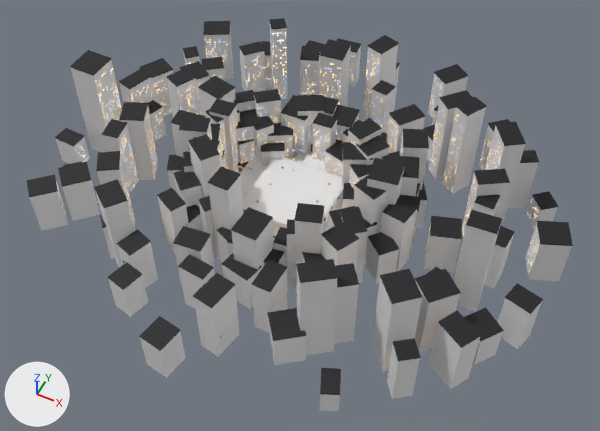
The Blender file art/blend/Maps.blend, before and after one commit.
The view is the same before and after, from a 50 mm lens placed at (316.0, -614.0, 757.0), pointed at (21.0, -26.0, 22.0). The lights are fixed; the arrows at lower left show +X, +Y and +Z. The first picture is the older version.

Before the edit, the objects in view are built like this:
```python
ob_scene_agency_blackmetal_1 = bpy.data.objects.new('Scene_Agency_BlackMetal_1', me_scene_agency_blackmetal_1)
ob_scene_agency_blackmetal_1.location = (0.0, 0.0, 8.2)
ob_scene_agency_blacktrim_1 = bpy.data.objects.new('Scene_Agency_BlackTrim_1', me_scene_agency_blacktrim_1)
ob_scene_agency_blacktrim_1.location = (3.4, -6.2, 59.2)
ob_scene_agency_ceiling_1 = bpy.data.objects.new('Scene_Agency_Ceiling_1', me_scene_agency_ceiling_1)
ob_scene_agency_ceiling_1.location = (0.0, 0.0, 14.0)
ob_scene_agency_concretedark_1 = bpy.data.objects.new('Scene_Agency_ConcreteDark_1', me_scene_agency_concretedark_1)
ob_scene_agency_concretedark_1.location = (3.4, -6.3, 57.6)
ob_scene_agency_glass_1 = bpy.data.objects.new('Scene_Agency_Glass_1', me_scene_agency_glass_1)
ob_scene_agency_glass_1.location = (0.0, 0.0, 7.5)
ob_scene_agency_plastergrey_1 = bpy.data.objects.new('Scene_Agency_PlasterGrey_1', me_scene_agency_plastergrey_1)
ob_scene_agency_plastergrey_1.location = (0.0, 0.0, 7.0)
ob_scene_agency_whitetrim_1 = bpy.data.objects.new('Scene_Agency_WhiteTrim_1', me_scene_agency_whitetrim_1)
ob_scene_agency_whitetrim_1.location = (0.0, 0.0, 7.0)
ob_scene_agency_windowcool_1 = bpy.data.objects.new('Scene_Agency_WindowCool_1', me_scene_agency_windowcool_1)
ob_scene_agency_windowcool_1.location = (4.3, -2.1, 56.0)
ob_scene_campus_blacktrim_1 = bpy.data.objects.new('Scene_Campus_BlackTrim_1', me_scene_campus_blacktrim_1)
ob_scene_campus_blacktrim_1.location = (6.8, -1.8, 39.5)
# also in view: 'Scene_Lobby_ConcreteDark_1' at (3.0, -20.0, 62.0); 'Scene_Meeting_ConcreteDark_1' at (-9.0, 43.0, 43.0); 'Scene_Campus_ConcreteDark_1' at (7.0, -2.0, 38.0); 'Scene_Lobby_PlasterDark_1' at (0.0, 23.0, 13.0); 'Scene_Meeting_BlackTrim_1' at (-9.0, 43.0, 44.0)
```
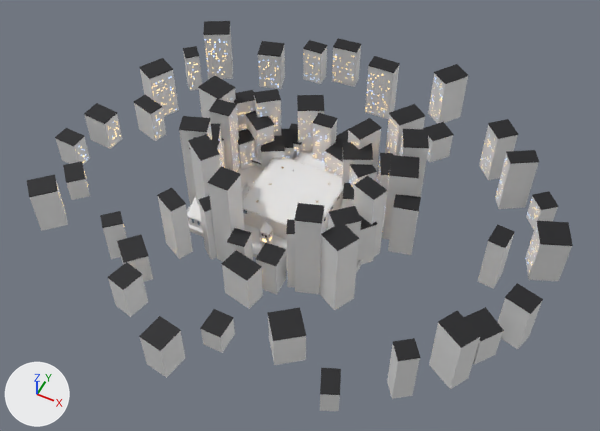
Not visible in the pictures: 'Scene_Agency_BlackMetal_1', 'Scene_Agency_Glass_1', 'Scene_Agency_WhiteTrim_1', 'Scene_Tokyo_DarkMetal_12', 'Scene_Tokyo_FacadeTile_1', 'Scene_Tokyo_Pavers_1', 'Scene_Tokyo_WhiteTrim_12', 'Scene_Tokyo_WindowDark_1', 'Scene_Tokyo_WoodPanel_1'.

Location of each change, (x1, y1, x2, y2) in pixels of the pictures (600 x 431 px):
'Scene_Tokyo_ConcreteDark_1', deleted
    before: (63, 25, 525, 372)
'Scene_Tokyo_BlackTrim_1', deleted
    before: (58, 18, 526, 308)
'Scene_Agency_ConcreteDark_1', deleted
    before: (167, 103, 427, 284)
'Scene_Agency_BlackTrim_1', deleted
    before: (167, 94, 427, 263)
'Scene_Agency_Ceiling_1', deleted (mostly hidden)
    before: (240, 159, 343, 235)
'Scene_Tokyo_WindowLit_1', deleted
    before: (95, 32, 502, 231)
'Scene_Tokyo_WindowCool_1', deleted
    before: (99, 32, 500, 234)
'Scene_Agency_WindowLit_1', deleted (mostly hidden)
    before: (220, 119, 346, 160)
'Scene_Tokyo_DarkMetal_15', deleted (mostly hidden)
    before: (237, 161, 249, 172)
'Scene_Agency_WindowCool_1', deleted (mostly hidden)
    before: (222, 125, 342, 152)
'Scene_Agency_PlasterGrey_1', deleted (mostly hidden)
    before: (243, 168, 339, 226)

Diff of the bpy script that builds the scene:
```diff
--- a/art/blend/Maps.blend.py
+++ b/art/blend/Maps.blend.py
@@ ob_scene_agency_blackmetal_1 @@
-ob_scene_agency_blackmetal_1 = bpy.data.objects.new('Scene_Agency_BlackMetal_1', me_scene_agency_blackmetal_1)
@@ ob_scene_agency_blacktrim_1 @@
-ob_scene_agency_blacktrim_1 = bpy.data.objects.new('Scene_Agency_BlackTrim_1', me_scene_agency_blacktrim_1)
@@ ob_scene_agency_ceiling_1 @@
-ob_scene_agency_ceiling_1 = bpy.data.objects.new('Scene_Agency_Ceiling_1', me_scene_agency_ceiling_1)
@@ ob_scene_agency_concretedark_1 @@
-ob_scene_agency_concretedark_1 = bpy.data.objects.new('Scene_Agency_ConcreteDark_1', me_scene_agency_concretedark_1)
@@ ob_scene_agency_glass_1 @@
-ob_scene_agency_glass_1 = bpy.data.objects.new('Scene_Agency_Glass_1', me_scene_agency_glass_1)
@@ ob_scene_agency_plastergrey_1 @@
-ob_scene_agency_plastergrey_1 = bpy.data.objects.new('Scene_Agency_PlasterGrey_1', me_scene_agency_plastergrey_1)
@@ ob_scene_agency_whitetrim_1 @@
-ob_scene_agency_whitetrim_1 = bpy.data.objects.new('Scene_Agency_WhiteTrim_1', me_scene_agency_whitetrim_1)
@@ ob_scene_agency_windowcool_1 @@
-ob_scene_agency_windowcool_1 = bpy.data.objects.new('Scene_Agency_WindowCool_1', me_scene_agency_windowcool_1)
@@ ob_scene_agency_windowlit_1 @@
-ob_scene_agency_windowlit_1 = bpy.data.objects.new('Scene_Agency_WindowLit_1', me_scene_agency_windowlit_1)
@@ ob_scene_tokyo_blacktrim_1 @@
-ob_scene_tokyo_blacktrim_1 = bpy.data.objects.new('Scene_Tokyo_BlackTrim_1', me_scene_tokyo_blacktrim_1)
@@ ob_scene_tokyo_concretedark_1 @@
-ob_scene_tokyo_concretedark_1 = bpy.data.objects.new('Scene_Tokyo_ConcreteDark_1', me_scene_tokyo_concretedark_1)
@@ ob_scene_tokyo_darkmetal_12 @@
-ob_scene_tokyo_darkmetal_12 = bpy.data.objects.new('Scene_Tokyo_DarkMetal_12', me_scene_tokyo_darkmetal_12)
@@ ob_scene_tokyo_darkmetal_15 @@
-ob_scene_tokyo_darkmetal_15 = bpy.data.objects.new('Scene_Tokyo_DarkMetal_15', me_scene_tokyo_darkmetal_15)
@@ ob_scene_tokyo_facadetile_1 @@
-ob_scene_tokyo_facadetile_1 = bpy.data.objects.new('Scene_Tokyo_FacadeTile_1', me_scene_tokyo_facadetile_1)
@@ ob_scene_tokyo_pavers_1 @@
-ob_scene_tokyo_pavers_1 = bpy.data.objects.new('Scene_Tokyo_Pavers_1', me_scene_tokyo_pavers_1)
@@ ob_scene_tokyo_whitetrim_12 @@
-ob_scene_tokyo_whitetrim_12 = bpy.data.objects.new('Scene_Tokyo_WhiteTrim_12', me_scene_tokyo_whitetrim_12)
@@ ob_scene_tokyo_windowcool_1 @@
-ob_scene_tokyo_windowcool_1 = bpy.data.objects.new('Scene_Tokyo_WindowCool_1', me_scene_tokyo_windowcool_1)
@@ ob_scene_tokyo_windowdark_1 @@
-ob_scene_tokyo_windowdark_1 = bpy.data.objects.new('Scene_Tokyo_WindowDark_1', me_scene_tokyo_windowdark_1)
@@ ob_scene_tokyo_windowlit_1 @@
-ob_scene_tokyo_windowlit_1 = bpy.data.objects.new('Scene_Tokyo_WindowLit_1', me_scene_tokyo_windowlit_1)
@@ ob_scene_tokyo_woodpanel_1 @@
-ob_scene_tokyo_woodpanel_1 = bpy.data.objects.new('Scene_Tokyo_WoodPanel_1', me_scene_tokyo_woodpanel_1)
```
